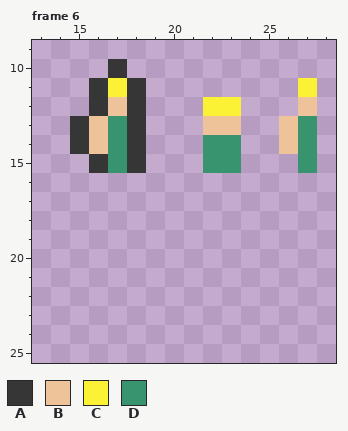
Edited in one commit: pixel-art file (Abduction101/SourceAssets/People.aseprite). The picture above was drawn from the file before the commit.
32x32 pixels, 6 frames. Shown: frame 6: x 13..28, y 9..25. The commit also changed other frames, which this record leaves out.
Palette (. is transparent): A #363636  B #eec39a  C #fbf236  D #37946e
Pixels before, frame 6, first column x 15:
10 ..A..........
11 .ACA........C
12 .ABA...CC...B
13 ABDA...BB..BD
14 ABDA...DD..BD
15 .ADA...DD...D
Now the later version:
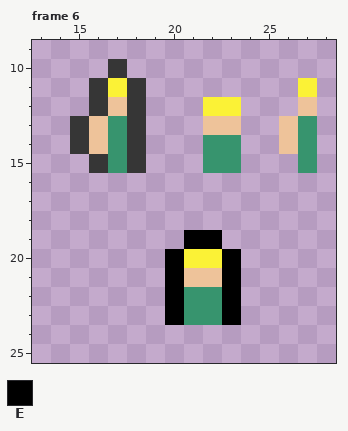
Colours new in this view: E #000000
Message: smaller people (removed outline) added car and school bus to main scene
The exact change:
Changed rows in their new state; - is an unchanged pixel.
Frame 6:
first column x 20:
19 -EE-
20 ECCE
21 EBBE
22 EDDE
23 EDDE
